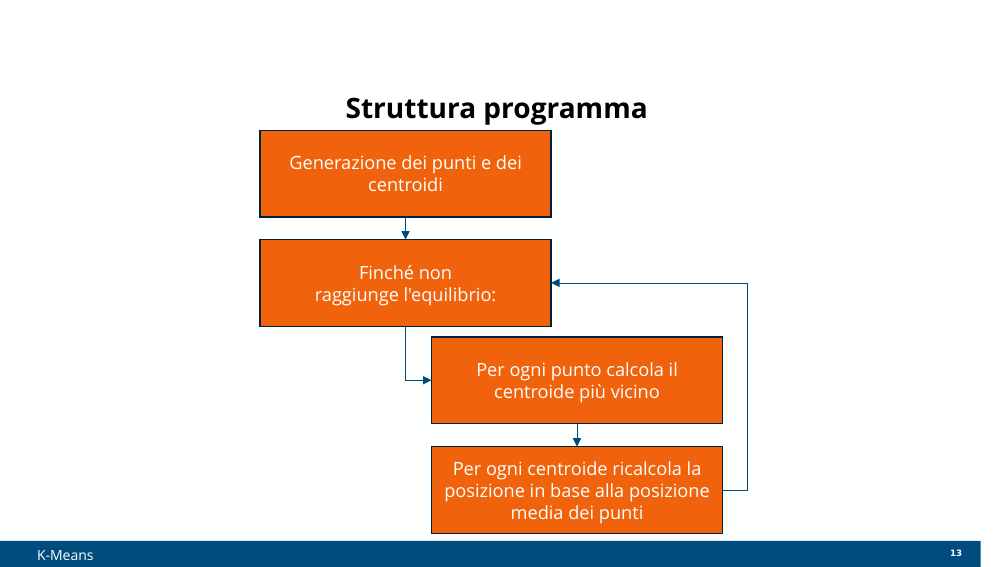
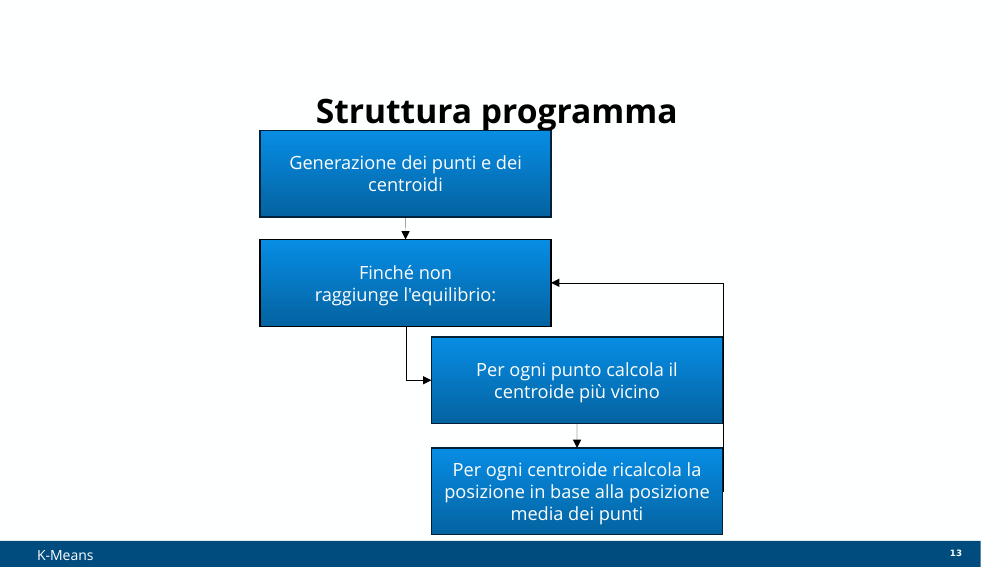
Before and after one commit to Elia-dev/ParallelProgramming, a slide deck: slide 13 of PPpresentation.pptx. Drawn at 1008x567 pixels with LibreOffice and Linux fonts; fonts in the diff are those of the drawing; background and template pictures are left out. Boxes give left, top, right and bottom in pixels: in the first picture for what was removed or moved away, otherwise in the second. Text is boxed around its words. In the diff, an @@ line names an element or a change of style, - is before the commit and + after.

```diff
--- a/PPpresentation.pptx
+++ b/PPpresentation.pptx
@@ title "Struttura programma" at (x1=316, y1=98, x2=678, y2=133): size 20 to 24 pt @@
@@ arrow (405, 217) - (405, 240): stroke #004A7B 0.5 pt to #000000 0 pt @@
@@ rectangle "Finché non raggiunge l'equilibrio:" at (x1=260, y1=240, x2=551, y2=327): fill #F0630C to gradient #0463A1 to #078DE4; outline #002137 1 pt to #000000 1 pt @@
@@ elbow arrow (723, 491) - (551, 283): stroke #004A7B 0.5 pt to #000000 0 pt; route changed @@
@@ elbow arrow (405, 327) - (431, 380): stroke #004A7B 0.5 pt to #000000 0 pt @@
@@ fill #F0630C to gradient #0463A1 to #078DE4 in 3 elements at (x1=260, y1=130, x2=551, y2=217), (x1=431, y1=337, x2=723, y2=423), (x1=431, y1=448, x2=723, y2=534) @@
@@ arrow (577, 423) - (577, 448): stroke #004A7B 0.5 pt to #000000 0 pt @@
```
Also in this commit, not shown: 27 other slides changed, 1 other file.
